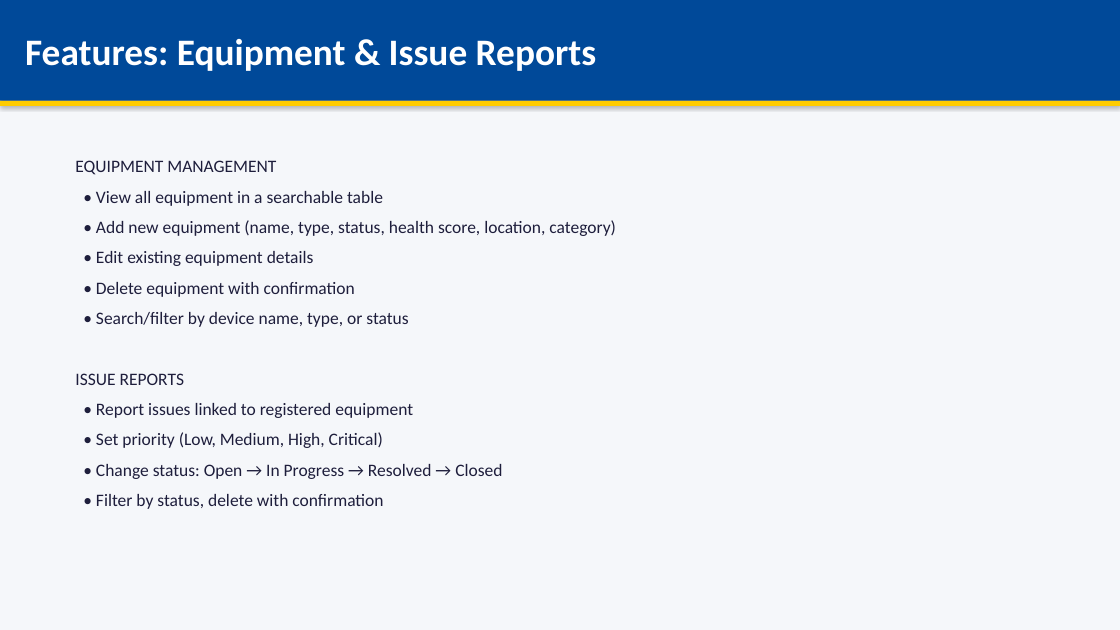
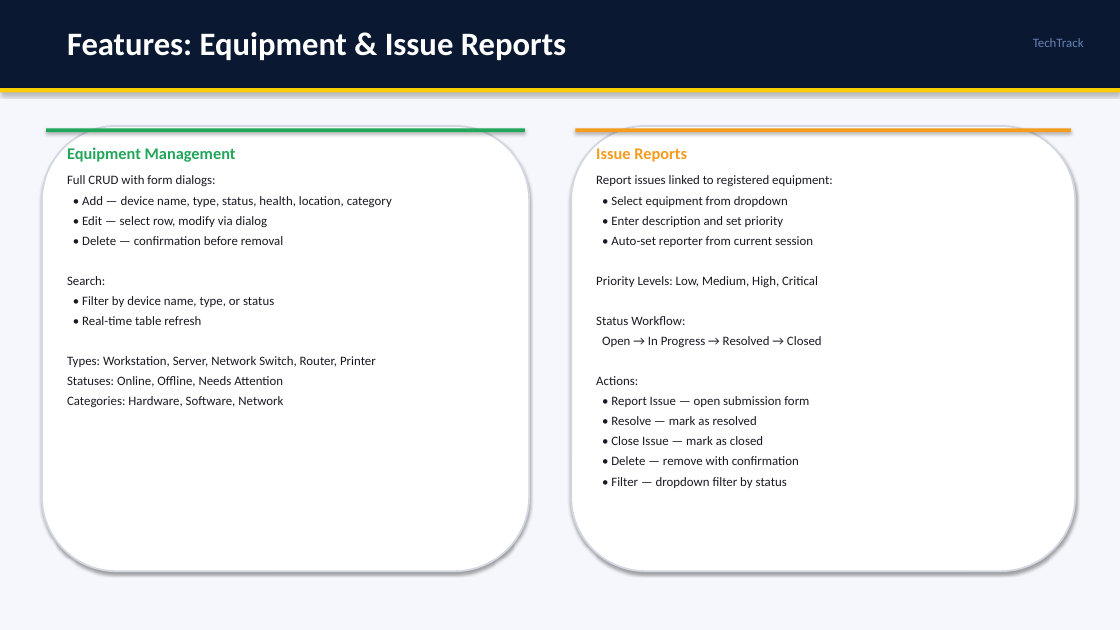
Before and after one commit to isanthetroller/TechTrack, a slide deck: slide 8 of TechTrack_Presentation.pptx (slide 6 before the commit). Drawn at 1120x630 pixels with LibreOffice and Linux fonts; fonts in the diff are those of the drawing. Boxes give left, top, right and bottom in pixels: in the first picture for what was removed or moved away, otherwise in the second. Text is boxed around its words. In the diff, an @@ line names an element or a change of style, - is before the commit and + after.

Commit message:
Redesign PPT with ERD, flowchart, and improved layout

```diff
--- a/TechTrack_Presentation.pptx
+++ b/TechTrack_Presentation.pptx
@@ background #F5F7FA to #F5F7FC @@
@@ rectangle added at box(0, 0, 1120, 88), fill #0A1931 @@
@@ text "Features: Equipment & Issue Reports": place and size @@
-text "Features: Equipment & Issue Reports" at box(0, 0, 1120, 101)
+text "Features: Equipment & Issue Reports" at box(67, 32, 566, 60)
@@ text "Features: Equipment & Issue Reports" at box(67, 32, 566, 60): size 32 to 28 pt; fill #004999 to none; shadow off @@
@@ text added at box(1033, 38, 1084, 47), 11 pt, text #6482B4 @@
+TechTrack
@@ rectangle: place and size @@
-rectangle at box(0, 101, 1120, 106)
+rectangle at box(0, 88, 1120, 92)
@@ rounded rectangle added at box(42, 126, 529, 571), fill #FFFFFF, outline #D2D7E1 1.5 pt @@
@@ rectangle added at box(46, 129, 525, 132), fill #22A65A @@
@@ text added at box(67, 147, 236, 162), 14 pt, text #22A65A, bold @@
+Equipment Management
@@ rounded rectangle added at box(571, 126, 1075, 571), fill #FFFFFF, outline #D2D7E1 1.5 pt @@
@@ rectangle added at box(576, 129, 1071, 132), fill #F59B1E @@
@@ text added at box(596, 148, 687, 162), 14 pt, text #F59B1E, bold @@
+Issue Reports
@@ text added at box(67, 175, 392, 407), 11 pt, text #191923 @@
+Full CRUD with form dialogs:
+• Add — device name, type, status, health, location, category
+• Edit — select row, modify via dialog
+• Delete — confirmation before removal
+Search:
+• Filter by device name, type, or status
+• Real-time table refresh
+Types: Workstation, Server, Network Switch, Router, Printer
+Statuses: Online, Offline, Needs Attention
+Categories: Hardware, Software, Network
@@ text removed at box(75, 160, 616, 509) @@
-EQUIPMENT MANAGEMENT
-• View all equipment in a searchable table
-• Add new equipment (name, type, status, health score, location, category)
-• Edit existing equipment details
-• Delete equipment with confirmation
-• Search/filter by device name, type, or status
-ISSUE REPORTS
-• Report issues linked to registered equipment
-• Set priority (Low, Medium, High, Critical)
-• Change status: Open → In Progress → Resolved → Closed
-• Filter by status, delete with confirmation
@@ text added at box(596, 175, 833, 488), 11 pt, text #191923 @@
+Report issues linked to registered equipment:
+• Select equipment from dropdown
+• Enter description and set priority
+• Auto-set reporter from current session
+Priority Levels: Low, Medium, High, Critical
+Status Workflow:
+Open → In Progress → Resolved → Closed
+Actions:
+• Report Issue — open submission form
+• Resolve — mark as resolved
+• Close Issue — mark as closed
+• Delete — remove with confirmation
+• Filter — dropdown filter by status
```
Also in this commit, not shown: 6 other slides changed, 4 slides added, 3 slides removed, 1 other file.
